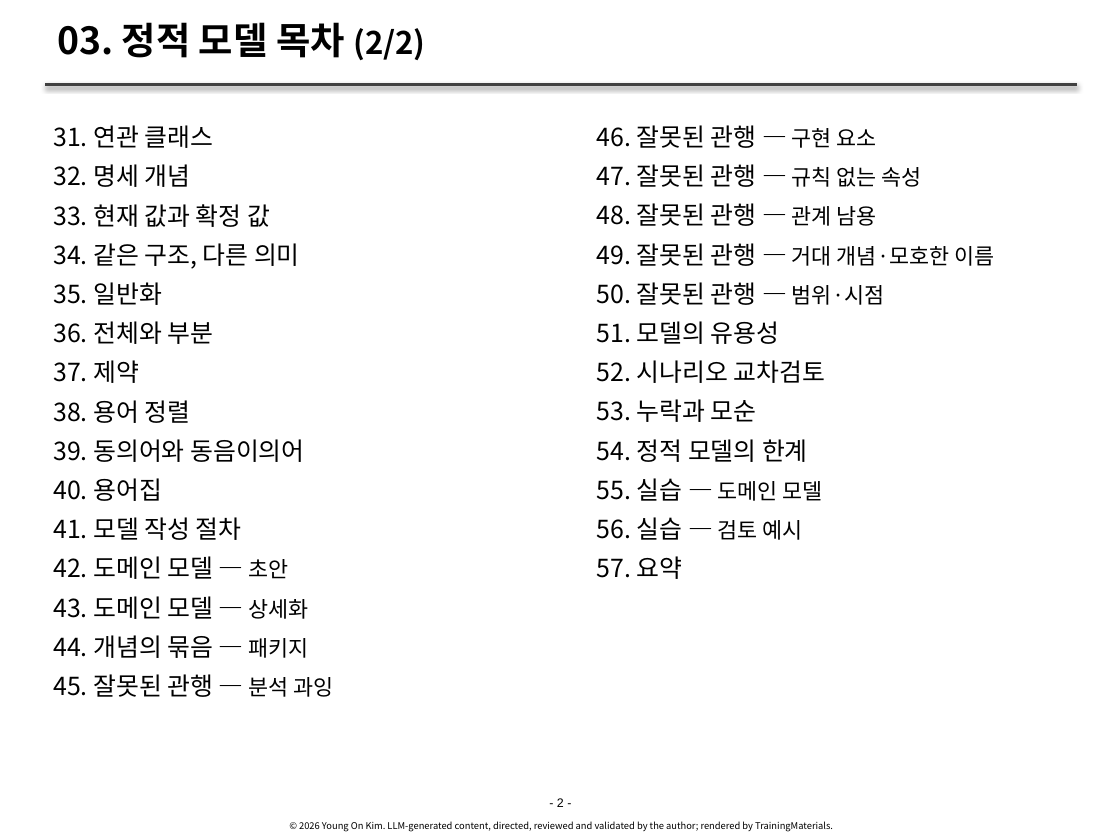
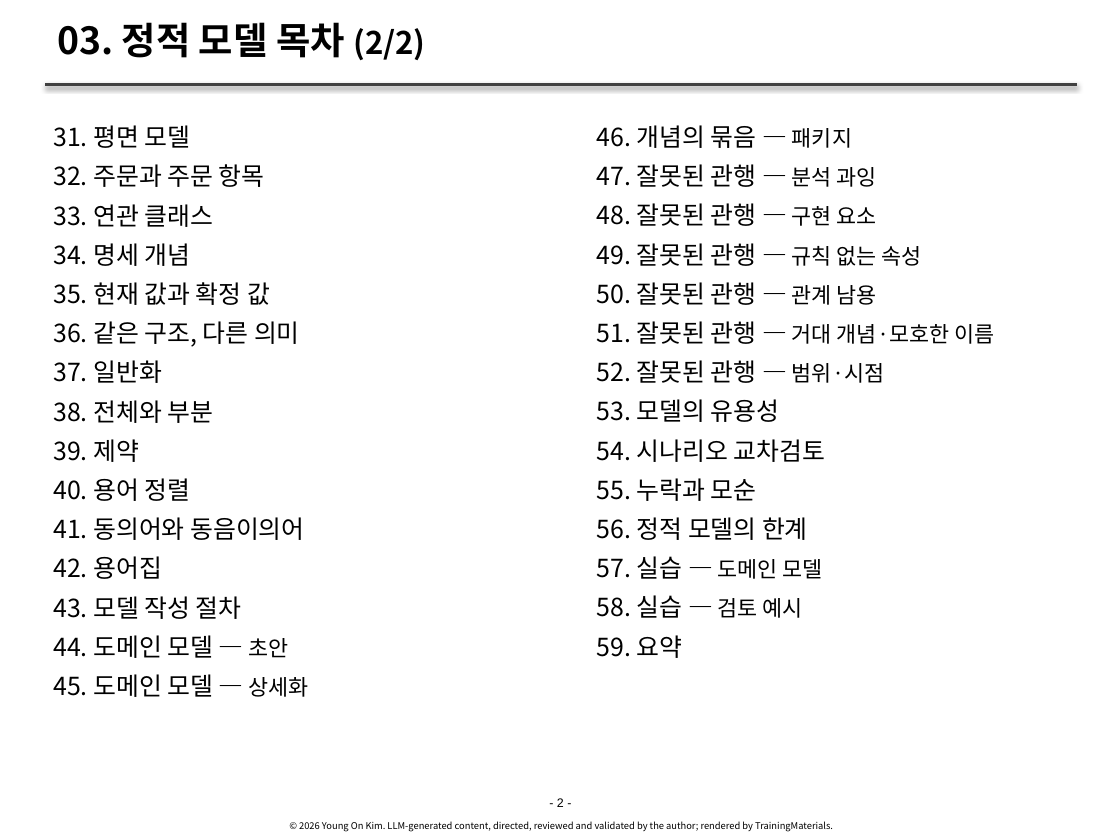
Before and after one commit to YoungSan77/TrainingMaterials, a slide deck: slide 2 of courses/ooad/sessions/s03.pptx. Drawn at 1120x840 pixels with LibreOffice and Linux fonts; fonts in the diff are those of the drawing. Boxes give left, top, right and bottom in pixels: in the first picture for what was removed or moved away, otherwise in the second. Text is boxed around its words. In the diff, an @@ line names an element or a change of style, - is before the commit and + after.

```diff
--- a/courses/ooad/sessions/s03.pptx
+++ b/courses/ooad/sessions/s03.pptx
@@ text at (53, 125, 309, 697): text changed @@
-  31. 연관 클래스
-  32. 명세 개념
-  33. 현재 값과 확정 값
-  34. 같은 구조, 다른 의미
-  35. 일반화
-  36. 전체와 부분
-  37. 제약
-  38. 용어 정렬
-  39. 동의어와 동음이의어
-  40. 용어집
-  41. 모델 작성 절차
-  42. 도메인 모델 — 초안
-  43. 도메인 모델 — 상세화
-  44. 개념의 묶음 — 패키지
-  45. 잘못된 관행 — 분석 과잉
+  31. 평면 모델
+  32. 주문과 주문 항목
+  33. 연관 클래스
+  34. 명세 개념
+  35. 현재 값과 확정 값
+  36. 같은 구조, 다른 의미
+  37. 일반화
+  38. 전체와 부분
+  39. 제약
+  40. 용어 정렬
+  41. 동의어와 동음이의어
+  42. 용어집
+  43. 모델 작성 절차
+  44. 도메인 모델 — 초안
+  45. 도메인 모델 — 상세화
@@ text at (597, 125, 994, 658): text changed @@
-  46. 잘못된 관행 — 구현 요소
-  47. 잘못된 관행 — 규칙 없는 속성
-  48. 잘못된 관행 — 관계 남용
-  49. 잘못된 관행 — 거대 개념·모호한 이름
-  50. 잘못된 관행 — 범위·시점
-  51. 모델의 유용성
-  52. 시나리오 교차검토
-  53. 누락과 모순
-  54. 정적 모델의 한계
-  55. 실습 — 도메인 모델
-  56. 실습 — 검토 예시
-  57. 요약
+  46. 개념의 묶음 — 패키지
+  47. 잘못된 관행 — 분석 과잉
+  48. 잘못된 관행 — 구현 요소
+  49. 잘못된 관행 — 규칙 없는 속성
+  50. 잘못된 관행 — 관계 남용
+  51. 잘못된 관행 — 거대 개념·모호한 이름
+  52. 잘못된 관행 — 범위·시점
+  53. 모델의 유용성
+  54. 시나리오 교차검토
+  55. 누락과 모순
+  56. 정적 모델의 한계
+  57. 실습 — 도메인 모델
+  58. 실습 — 검토 예시
+  59. 요약
```
Also in this commit, not shown: 67 other slides changed, 14 slides added, 44 other files.
